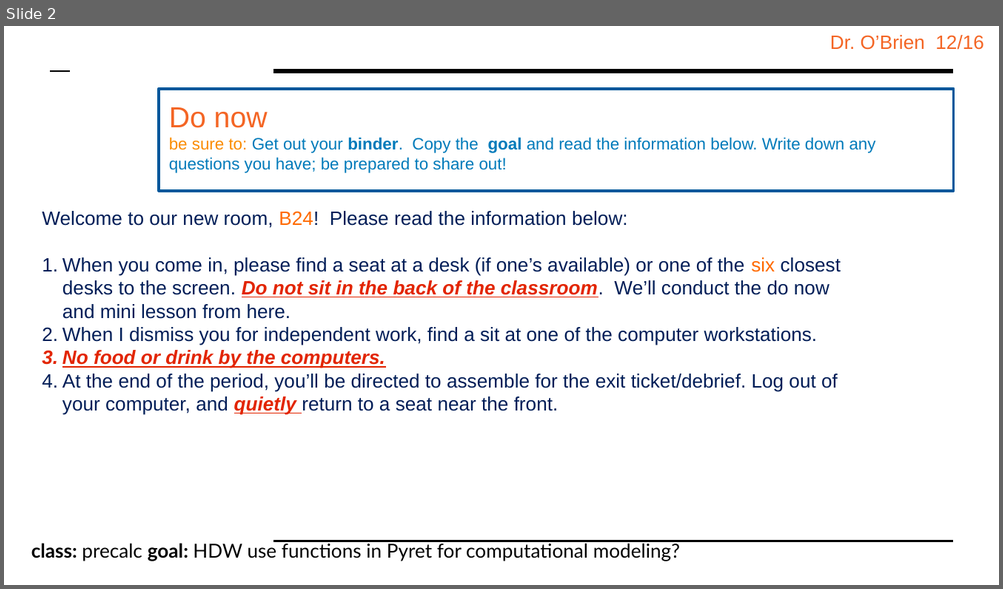
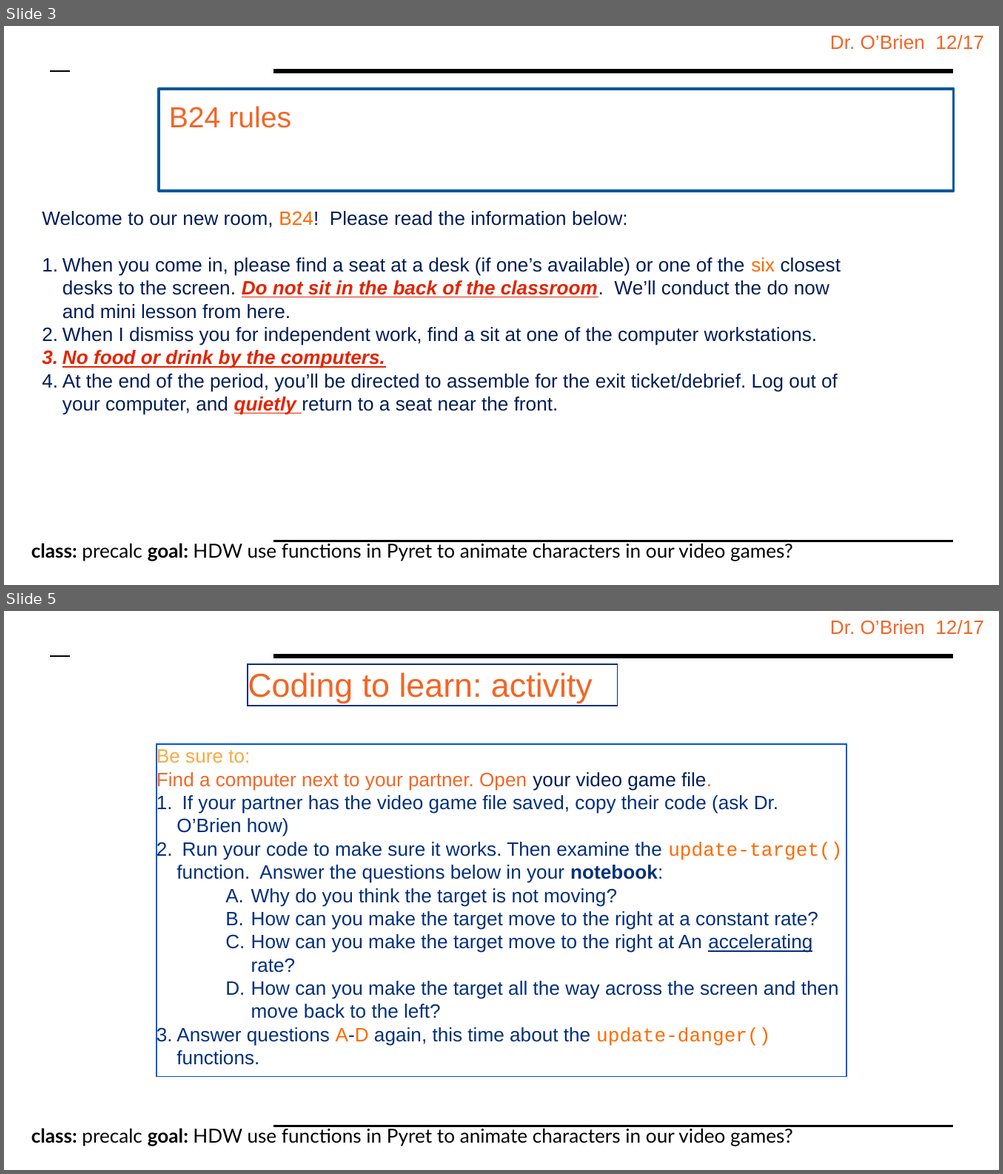
Before and after one commit to cobrien87/work, a slide deck: print/Precal_13_4.pptx. Shown one above the other, each under a label of ours: slide 2 before the commit, slides 3 and 5 after it; the slides between them are not shown. The pictures are 1003x589 and 1003x1174 pixels, drawn with LibreOffice and Linux fonts; fonts in the diff are those of the drawing; background and template pictures are left out. Boxes give left, top, right and bottom in pixels: in the first picture for what was removed or moved away, otherwise in the second. Text is boxed around its words. In the diff, an @@ line names an element or a change of style, - is before the commit and + after.

```diff
--- a/print/Precal_13_4.pptx
+++ b/print/Precal_13_4.pptx
@@ slide 5 added at bbox=[4, 611, 999, 1170], background #FFFFFF; not listed: 5 template elements that a slide beside it also shows @@
@@ rectangle added at bbox=[247, 664, 617, 706], outline #012F7B 1 pt, 24 pt, text #F46524 @@
+Coding to learn: activity
@@ rectangle added at bbox=[156, 744, 845, 1077], fill #FFFFFF, outline #0056D6 1 pt, 14 pt, text #012F7B @@
+Be sure to:
+Find a computer next to your partner. Open your video game file.
+1. If your partner has the video game file saved, copy their code (ask Dr. O’Brien how)
+2. Run your code to make sure it works. Then examine the update-target() function. Answer the questions below in your notebook:
+  A. Why do you think the target is not moving?
+  B. How can you make the target move to the right at a constant rate?
+  C. How can you make the target move to the right at An accelerating rate?
+  D. How can you make the target all the way across the screen and then move back to the left?
+3. Answer questions A-D again, this time about the update-danger() functions.
@@ what was slide 2 is now slide 3 @@
@@ slide 3 changed as well @@
@@ text at bbox=[830, 35, 983, 50]: text changed @@
-Dr. O’Brien 12/16
+Dr. O’Brien 12/17
@@ title at bbox=[169, 106, 291, 128]: text changed; size 12 to 21 pt; text colour #007ABA to #F46524 @@
-Do now
-be sure to: Get out your binder. Copy the goal and read the information below. Write down any questions you have; be prepared to share out!
+B24 rules
@@ text at bbox=[31, 542, 793, 562]: text changed @@
-class: precalc goal: HDW use functions in Pyret for computational modeling?
+class: precalc goal: HDW use functions in Pyret to animate characters in our video games?
```
Also in this commit, not shown: 2 other slides changed, 2 other slides added, 5 slides removed, 14 other files.
